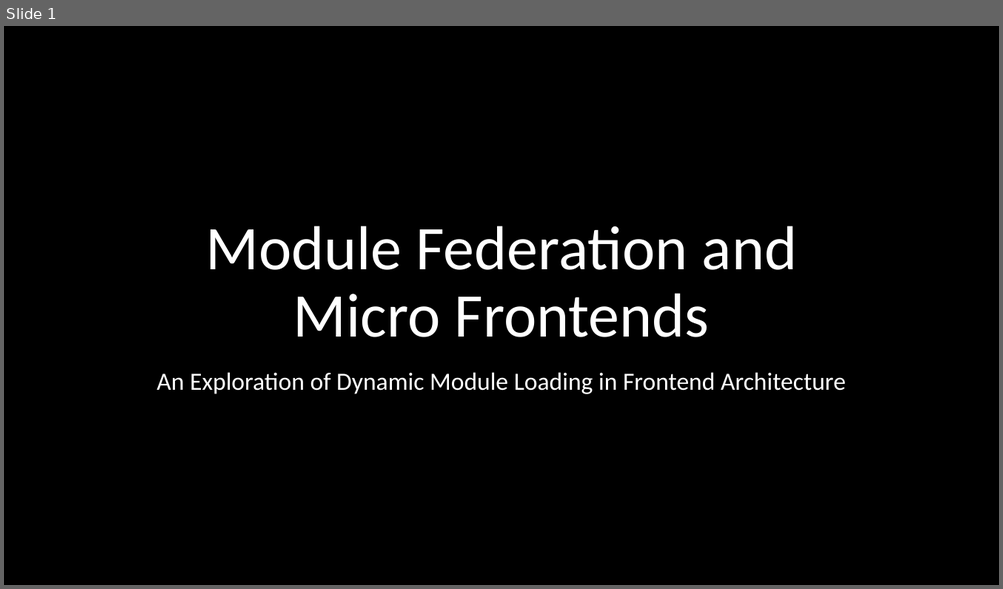
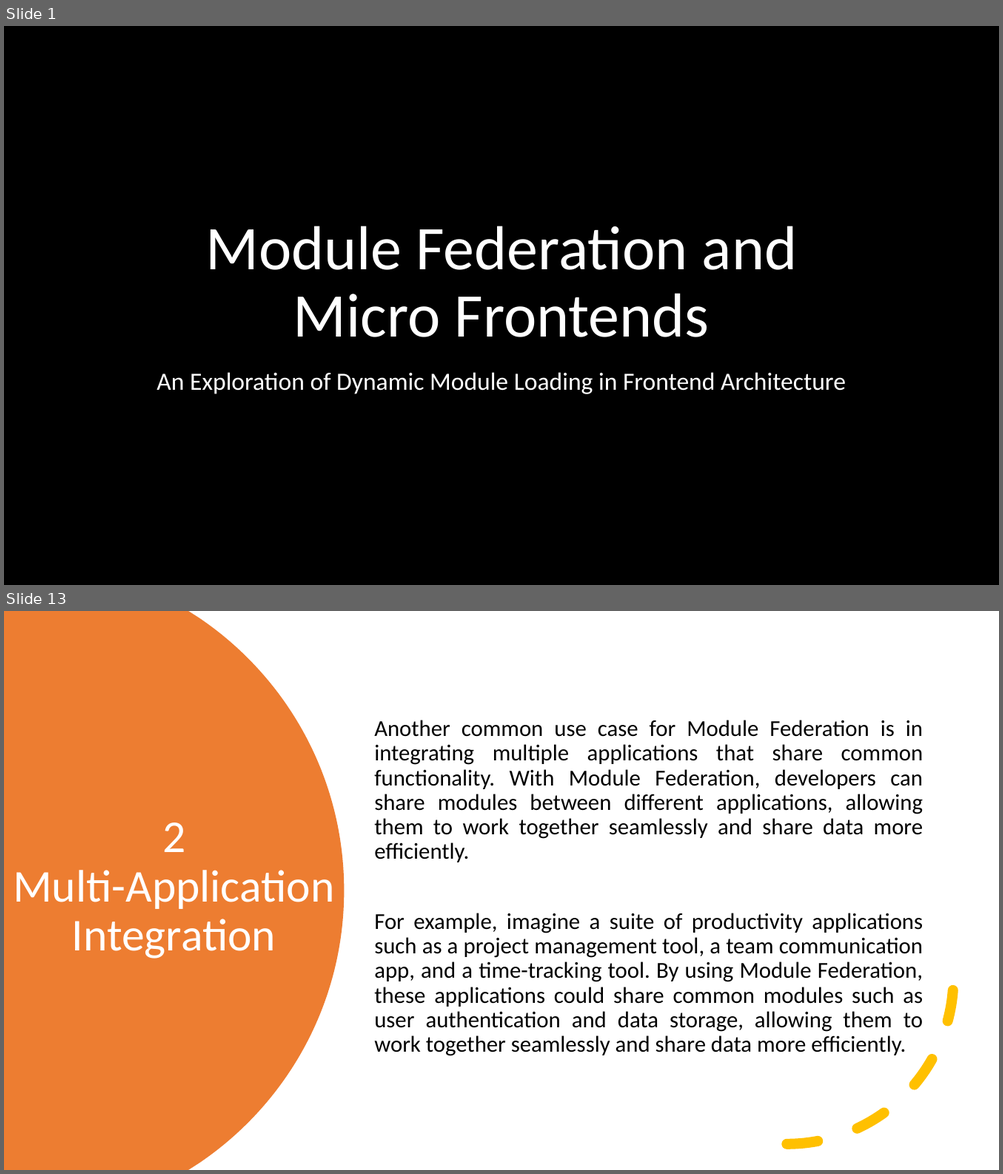
Before and after one commit to stevensamir20/Module-Federation, a slide deck: Module Federation.pptx. Shown one above the other, each under a label of ours: slide 1 before the commit, slides 1 and 13 after it; the slides between them are not shown. The pictures are 1003x589 and 1003x1174 pixels, drawn with LibreOffice and Linux fonts; fonts in the diff are those of the drawing; background and template pictures are left out. Boxes give left, top, right and bottom in pixels: in the first picture for what was removed or moved away, otherwise in the second. Text is boxed around its words. In the diff, an @@ line names an element or a change of style, - is before the commit and + after.

```diff
--- a/Module Federation.pptx
+++ b/Module Federation.pptx
@@ slide 13 added at (4,611,999,1170), background #FFFFFF @@
@@ freeform shape added at (4,611,344,1170), fill #ED7D31 @@
@@ text added at (374,720,923,1056), 22 pt, text #000000 @@
+Another common use case for Module Federation is in integrating multiple applications that share common functionality. With Module Federation, developers can share modules between different applications, allowing them to work together seamlessly and share data more efficiently.
+For example, imagine a suite of productivity applications such as a project management tool, a team communication app, and a time-tracking tool. By using Module Federation, these applications could share common modules such as user authentication and data storage, allowing them to work together seamlessly and share data more efficiently.
@@ title added at (13,823,334,959), 44 pt, text #FFFFFF @@
+2
+Multi-Application Integration
@@ arc (boxed as its full ellipse) added at (620,812,954,1145), outline #FFC000 10 pt dashed @@
```
Also in this commit, not shown: 7 slides changed, 8 other slides added, 3 other files.
